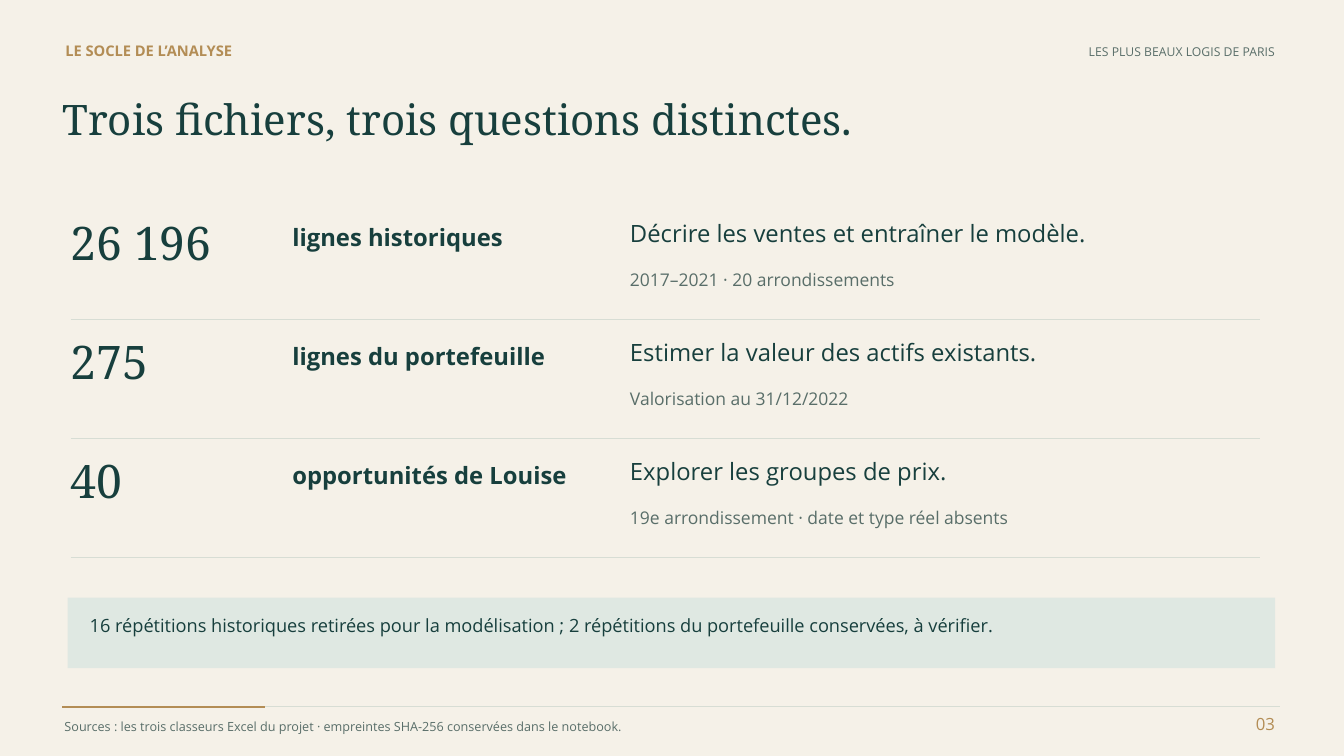
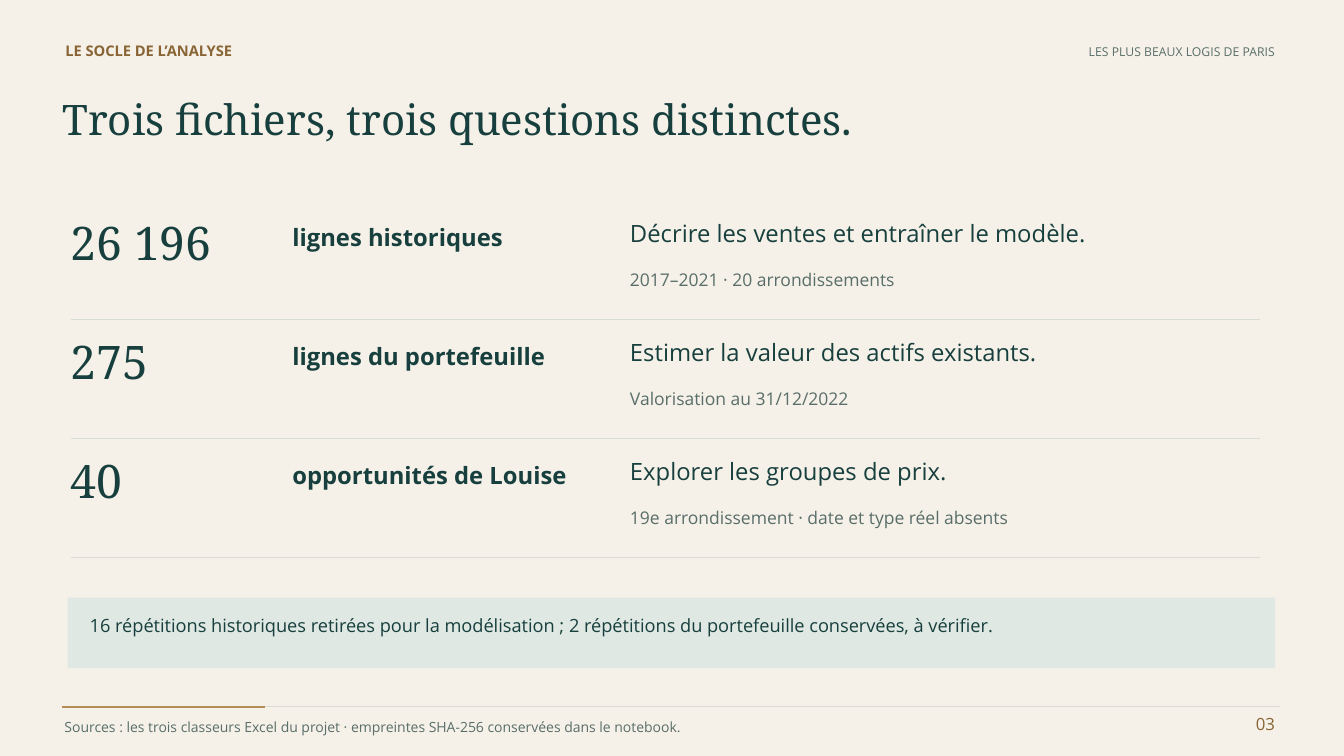
Before and after one commit to steve57000/p8, a slide deck: slide 3 of livrables/Bell_Steve_2_presentation_102026.pptx. Drawn at 1344x756 pixels with LibreOffice and Linux fonts; fonts in the diff are those of the drawing. Boxes give left, top, right and bottom in pixels: in the first picture for what was removed or moved away, otherwise in the second. Text is boxed around its words. In the diff, an @@ line names an element or a change of style, - is before the commit and + after.

```diff
--- a/livrables/Bell_Steve_2_presentation_102026.pptx
+++ b/livrables/Bell_Steve_2_presentation_102026.pptx
@@ text "LE SOCLE DE L’ANALYSE" at <box>65,45,232,56</box>: text colour #B38D55 to none @@
@@ text "Sources : les trois classeurs ..." at <box>64,721,680,736</box>: size 9 to 10 pt, text colour #596E69 to none @@
@@ text "03" at <box>1256,718,1275,730</box>: text colour #B38D55 to none @@
```
Also in this commit, not shown: 16 other slides changed, 2 other files.
